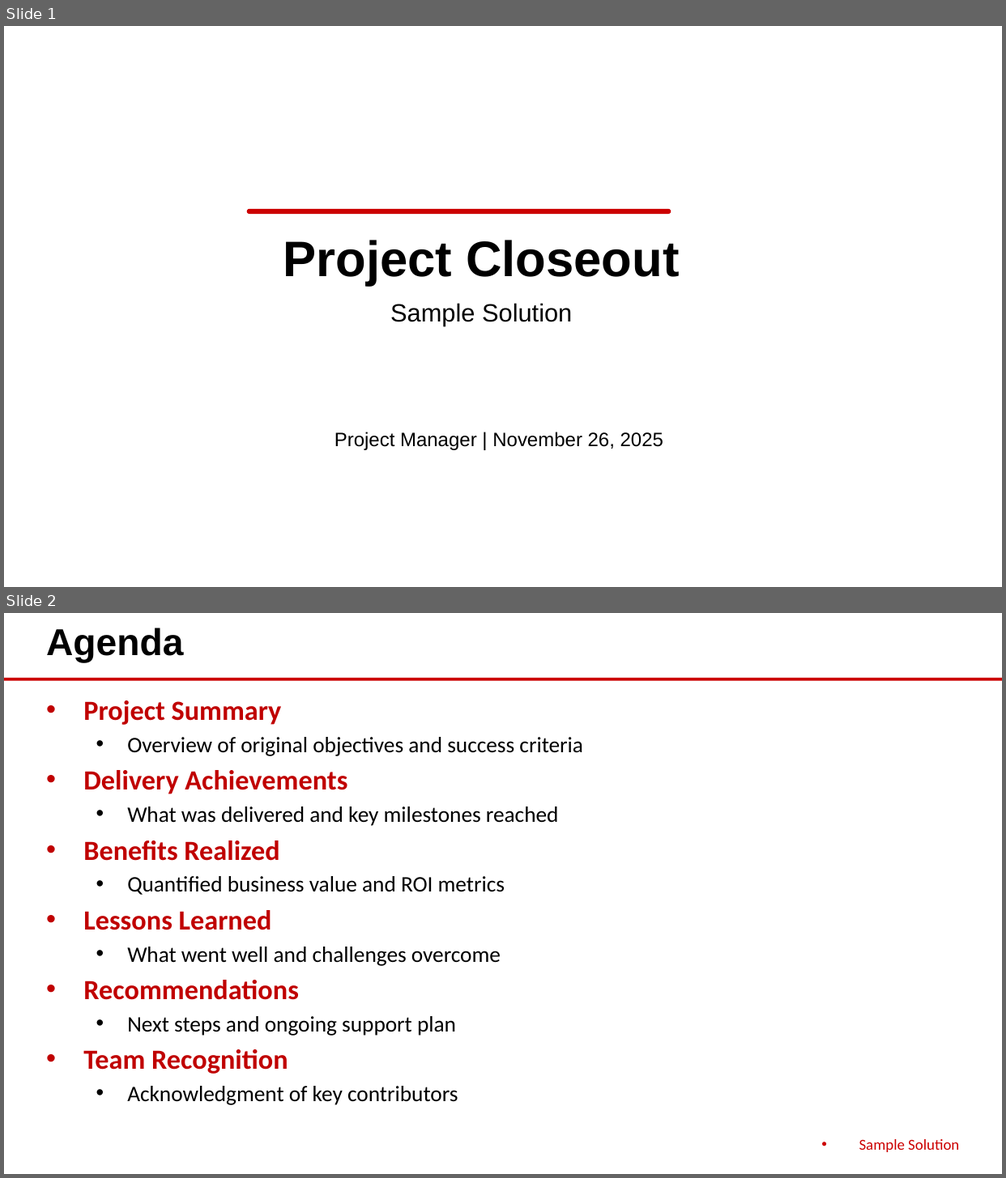
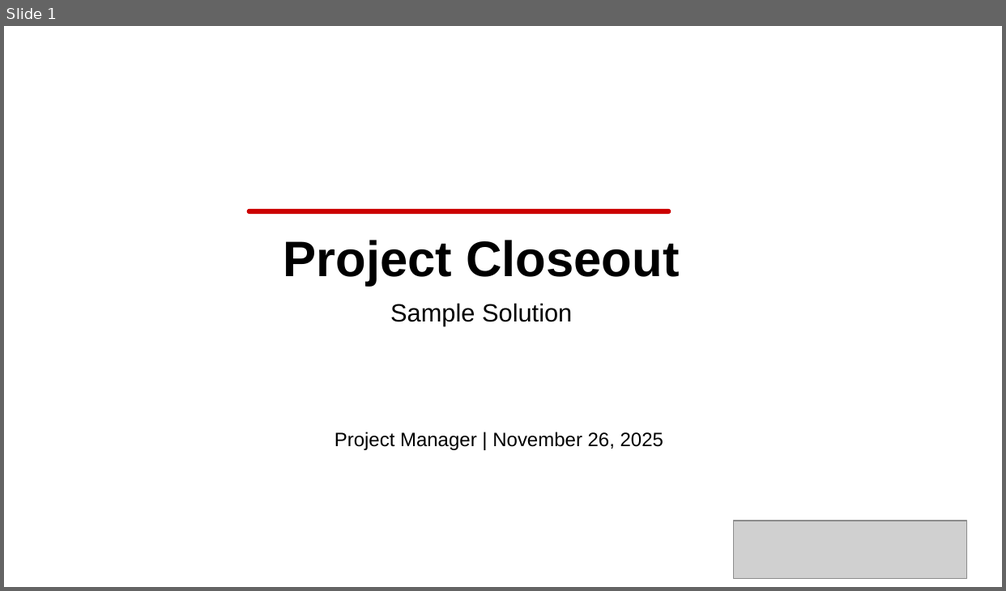
Before and after one commit to eoframework/solutions, a slide deck: solution-template/sample-provider/sample-category/sample-solution/delivery/closeout-presentation.pptx. Shown one above the other, each under a label of ours: slides 1 and 2 before the commit, slide 1 after it. The pictures are 1006x1178 and 1006x591 pixels, drawn with LibreOffice and Linux fonts; fonts in the diff are those of the drawing; grey boxes stand for pictures; background and template pictures are left out. Boxes give left, top, right and bottom in pixels: in the first picture for what was removed or moved away, otherwise in the second. Text is boxed around its words. In the diff, an @@ line names an element or a change of style, - is before the commit and + after.

```diff
--- a/solution-template/sample-provider/sample-category/sample-solution/delivery/closeout-presentation.pptx
+++ b/solution-template/sample-provider/sample-category/sample-solution/delivery/closeout-presentation.pptx
@@ slide 2 removed at [4, 613, 1002, 1174], background #FFFFFF @@
@@ text removed at [46, 628, 183, 662] @@
-Agenda
@@ line removed from (4, 679) to (1002, 679) @@
@@ text removed at [83, 700, 583, 1105] @@
-• Project Summary
-  • Overview of original objectives and success criteria
-• Delivery Achievements
-  • What was delivered and key milestones reached
-• Benefits Realized
-  • Quantified business value and ROI metrics
-• Lessons Learned
-  • What went well and challenges overcome
-• Recommendations
-  • Next steps and ongoing support plan
-• Team Recognition
-  • Acknowledgment of key contributors
@@ text removed at [859, 1139, 959, 1152] @@
-• Sample Solution
@@ slide 1 changed as well @@
@@ picture added at [734, 521, 967, 579] @@
```
Also in this commit, not shown: 5 other slides changed, 4 slides added, 4 other slides removed, 1 other file.
